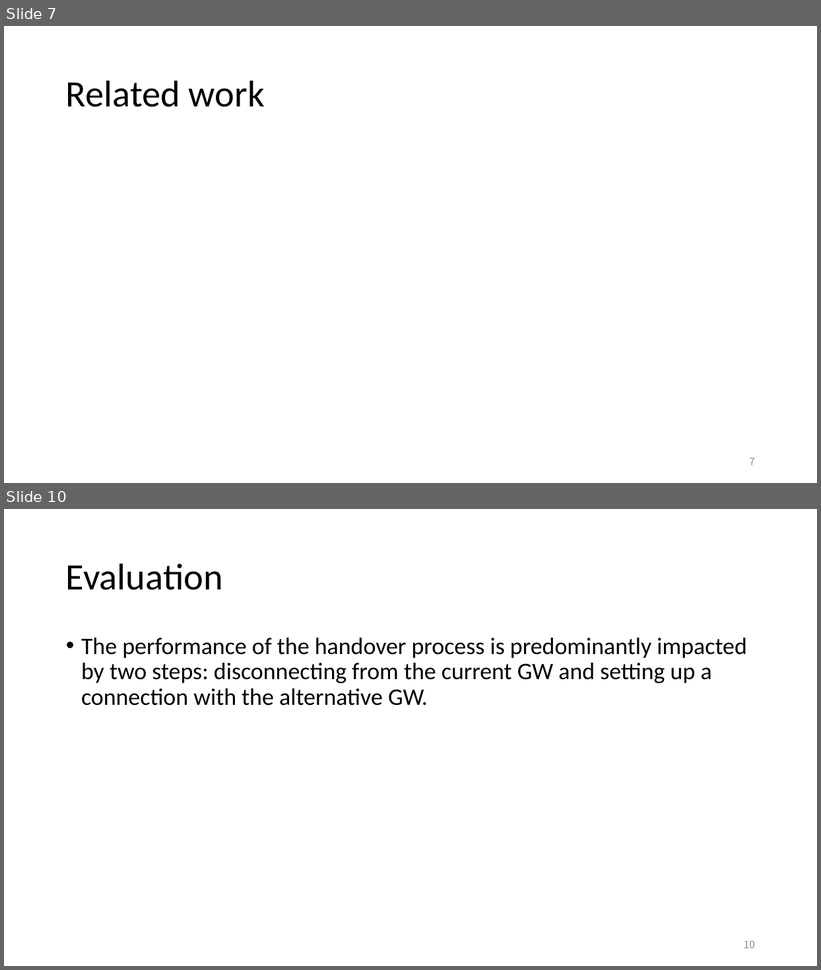
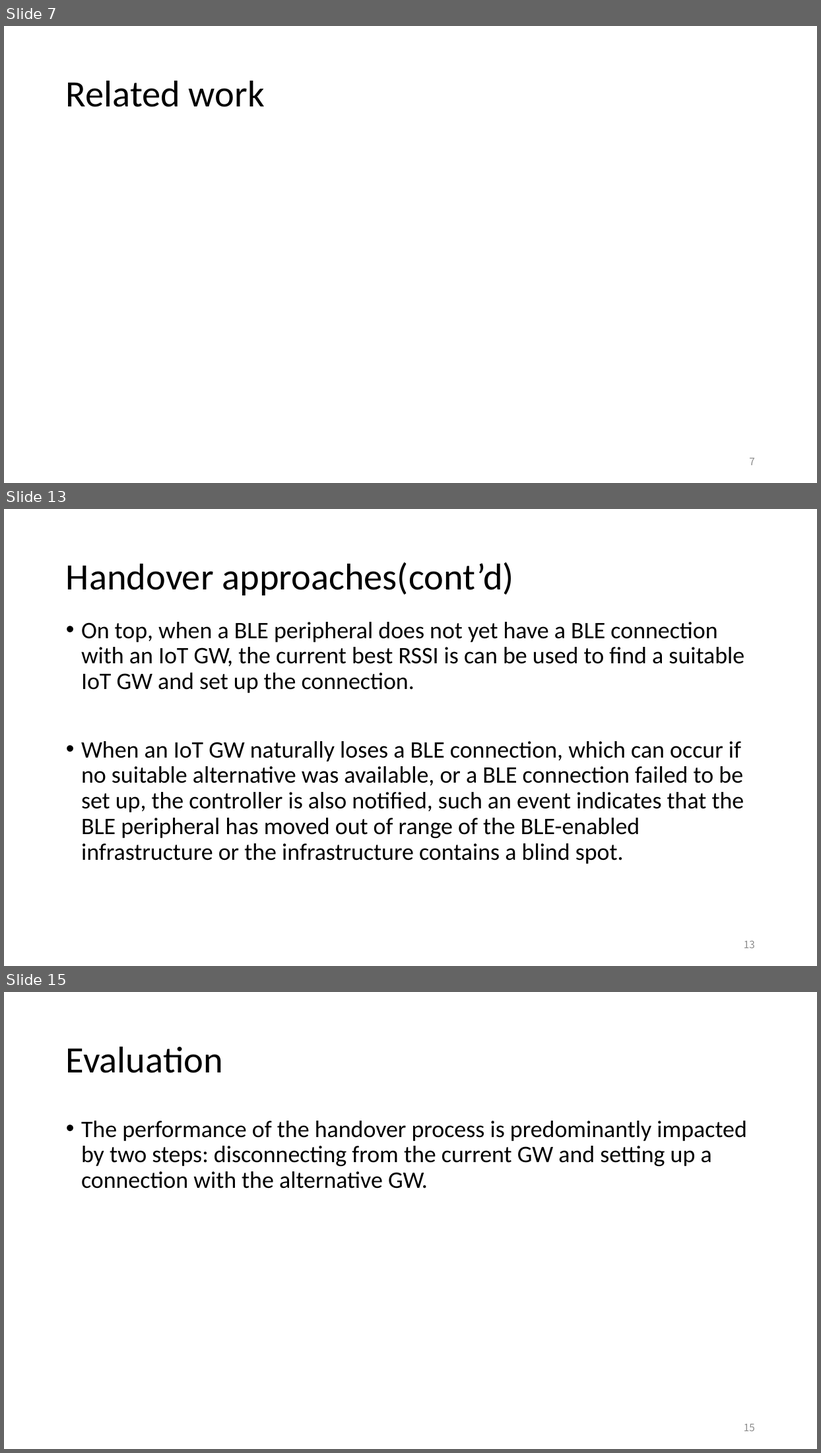
Before and after one commit to EKOISMYLOVE/NTUT_GM_PPT, a slide deck: A BLE-based multi-gateway network infrastructure with handover support for mobile BLE peripherals.pptx. Shown one above the other, each under a label of ours: slides 7 and 10 before the commit, slides 7, 13 and 15 after it; the slides between them are not shown. The pictures are 821x970 and 821x1453 pixels, drawn with LibreOffice and Linux fonts; fonts in the diff are those of the drawing. Boxes give left, top, right and bottom in pixels: in the first picture for what was removed or moved away, otherwise in the second. Text is boxed around its words. In the diff, an @@ line names an element or a change of style, - is before the commit and + after.

Commit message:
Handover finish

```diff
--- a/A BLE-based multi-gateway network infrastructure with handover support for mobile BLE peripherals.pptx
+++ b/A BLE-based multi-gateway network infrastructure with handover support for mobile BLE peripherals.pptx
@@ slide 13 added at box(4, 509, 817, 966), background #FFFFFF @@
@@ title added at box(66, 562, 514, 595), 44 pt, text #000000 @@
+Handover approaches(cont’d)
@@ text added at box(81, 622, 745, 864), 28 pt, text #000000 @@
+• On top, when a BLE peripheral does not yet have a BLE connection with an IoT GW, the current best RSSI is can be used to find a suitable IoT GW and set up the connection.
+• When an IoT GW naturally loses a BLE connection, which can occur if no suitable alternative was available, or a BLE connection failed to be set up, the controller is also notified, such an event indicates that the BLE peripheral has moved out of range of the BLE-enabled infrastructure or the infrastructure contains a blind spot.
@@ page number added at box(744, 941, 755, 949), 12 pt, text #8C8C8C @@
+13
@@ what was slide 10 is now slide 15 @@
@@ page number at box(744, 1424, 755, 1432): text changed @@
-10
+15
```
Also in this commit, not shown: 2 slides changed, 5 other slides added, 1 slide removed.
